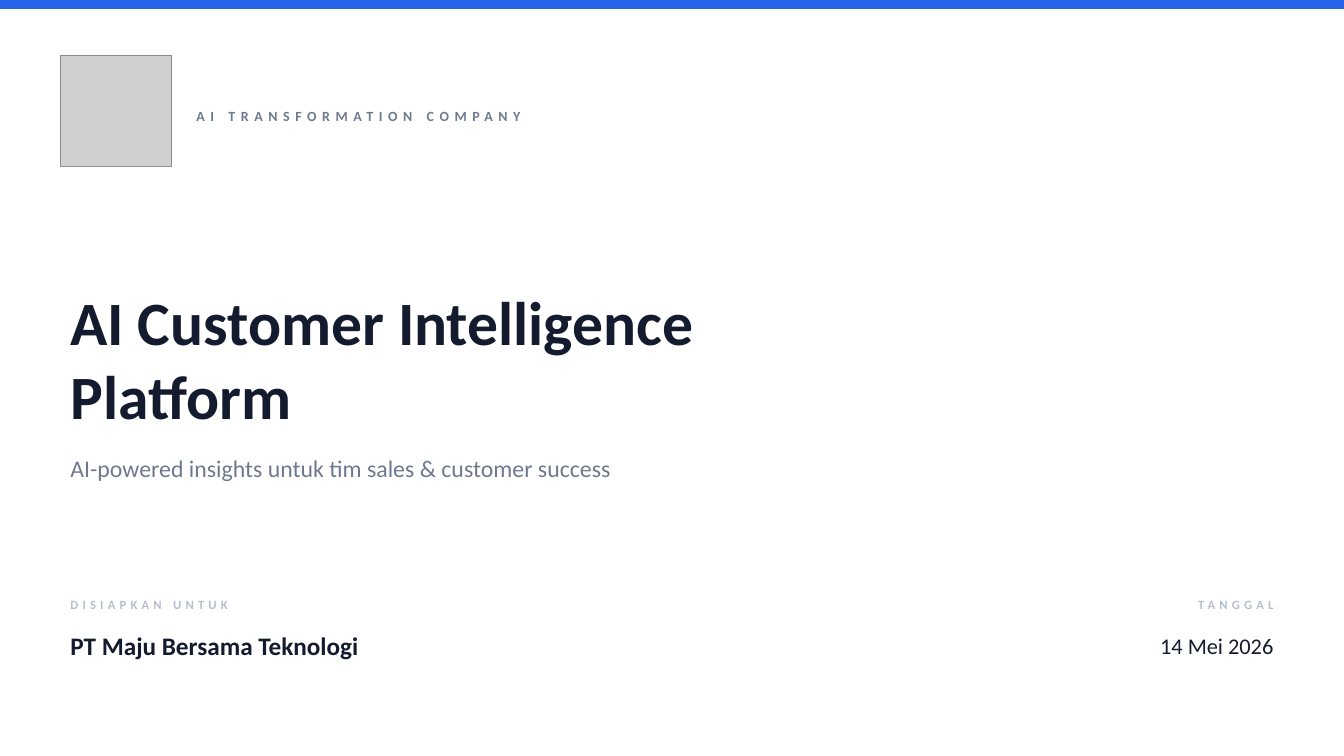
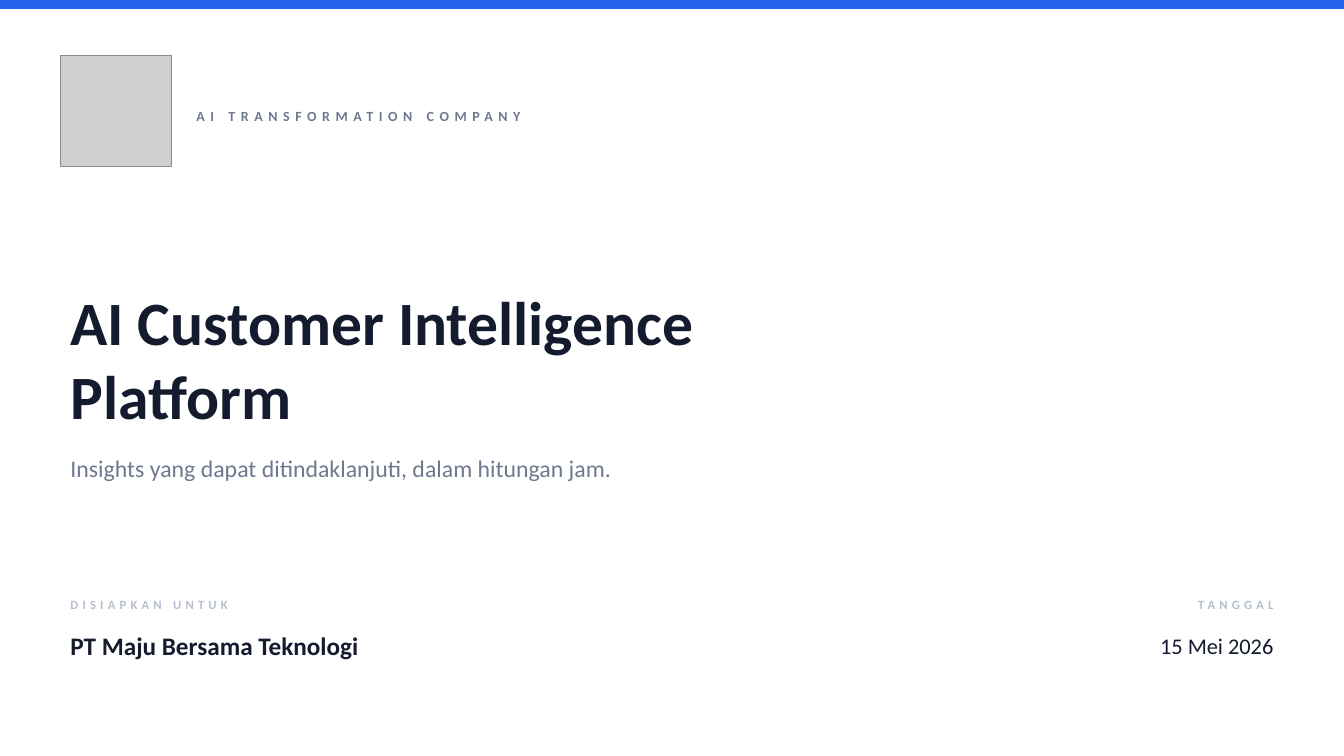
Before and after one commit to opencraftdev/document-agent, a slide deck: slide 1 of documents/deck/sample_polished.pptx. Drawn at 1344x756 pixels with LibreOffice and Linux fonts; fonts in the diff are those of the drawing; grey boxes stand for pictures. Boxes give left, top, right and bottom in pixels: in the first picture for what was removed or moved away, otherwise in the second. Text is boxed around its words. In the diff, an @@ line names an element or a change of style, - is before the commit and + after.

Commit message:
Lock billboard-scale typography across deck workflow
Every deck slide must now emphasize big readable type with minimal text.
Rules apply identically in draft (pptxgenjs) and polished (gpt-image-2) modes.

Word budgets (enforced by the agent when authoring slide JSON):
- headline / title         ≤ 7 words
- subhead / lead / subtitle ≤ 14 words, one line
- pillar.title             1–3 words
- pillar.body              ≤ 10 words
- bullet                   ≤ 8 words, max 4 per slide
- stat.label               ≤ 4 words; stat.caption ≤ 7 words
- phase.title              1–3 words

CLAUDE.md
- New "Typography & content rules" section with the budgets above.
- "One idea per slide" + "show, don't tell" principles documented.

scripts/polish-deck.py
- STYLE_BLOCK adds "TYPOGRAPHY — billboard-scale, minimal text, locked":
  headlines 60–80pt visual weight, NO paragraphs, NO text beyond the
  supplied TEXT TO RENDER strings.
- Every per-kind builder (section / pillars / feature / stats / chart /
  roadmap) now spells out billboard-scale typography in its LAYOUT block
  and enforces the per-field word budgets.

templates/deck.ts (draft typography bumps)
- section: headline 48→64pt, centered
- pillars: title 30→44pt, num 22→32pt, pillar title 16→20pt, centered
- feature: title 32→44pt, lead 16→17pt italic centered, bullets 14→16pt
- stats: title 30→44pt, stat value 30→44pt, label 14→16pt
- chart: title 30→40pt, subtitle 14→16pt centered
- roadmap: title 30→40pt centered

samples/deck_sample.json
- Subhead trimmed to ≤14 words, pillar bodies cut to ≤6 words each,
  subtitle shortened — demonstrates the new minimal-text philosophy.

Re-rendered draft + polished samples reflect the new rules.

```diff
--- a/documents/deck/sample_polished.pptx
+++ b/documents/deck/sample_polished.pptx
@@ text at bbox=[70, 460, 611, 481]: text changed @@
-AI-powered insights untuk tim sales & customer success
+Insights yang dapat ditindaklanjuti, dalam hitungan jam.
@@ text at bbox=[1160, 638, 1273, 654]: text changed @@
-14 Mei 2026
+15 Mei 2026
```
Also in this commit, not shown: 1 other slide changed, 1 slide added, 1 slide removed, 6 other files.
